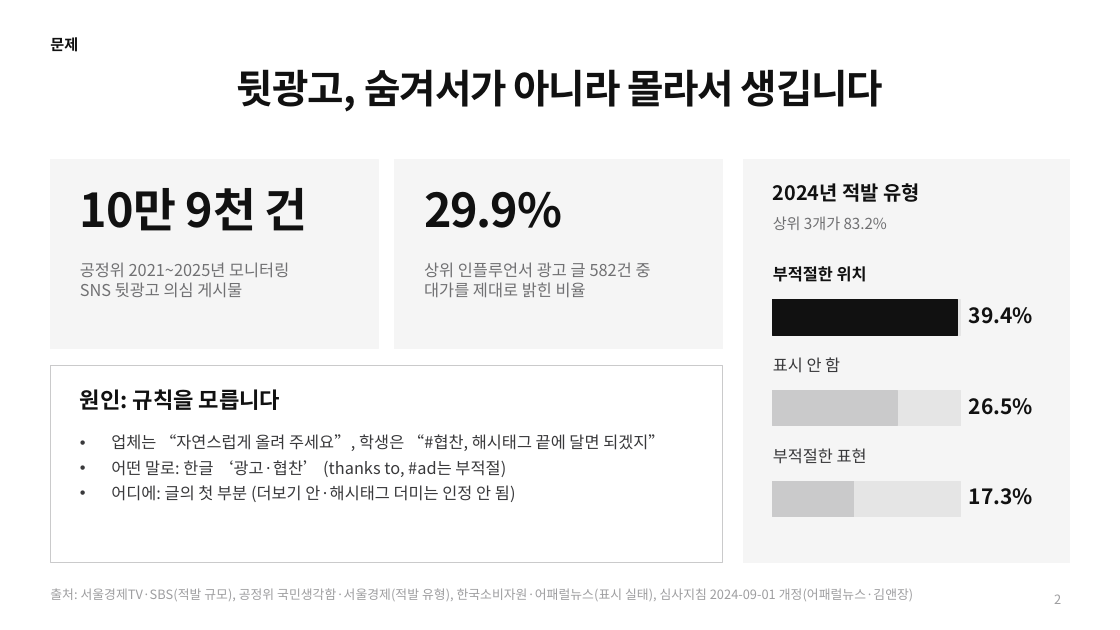
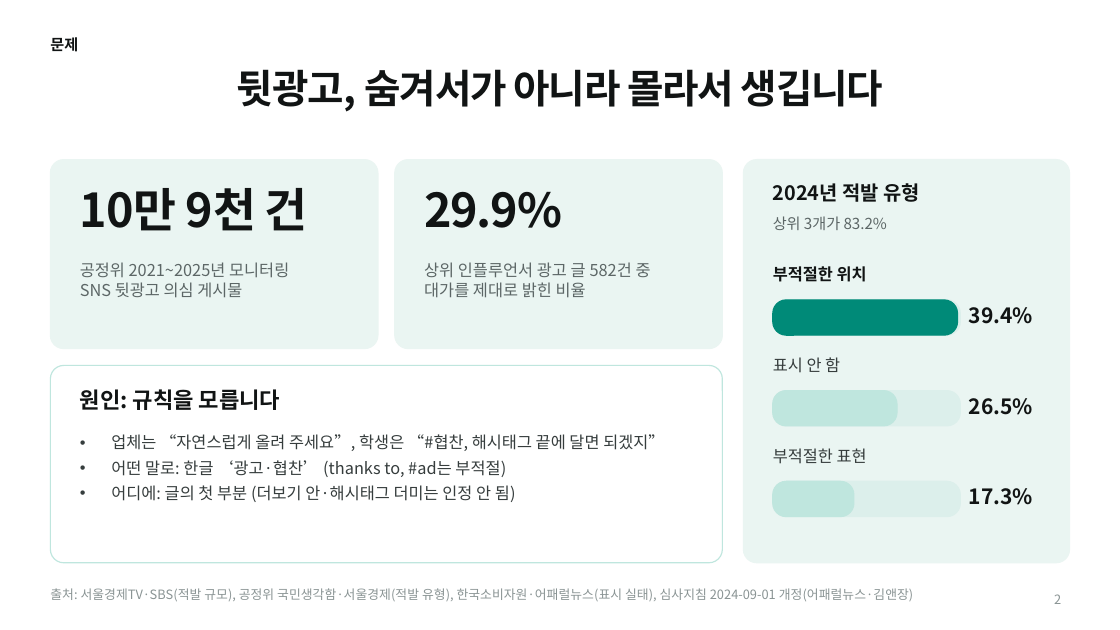
Before and after one commit to lee-changyeon/adcheck-vibethon, a slide deck: slide 2 of docs/발표/애드체크_발표.pptx. Drawn at 1120x630 pixels with LibreOffice and Linux fonts; fonts in the diff are those of the drawing. Boxes give left, top, right and bottom in pixels: in the first picture for what was removed or moved away, otherwise in the second. Text is boxed around its words. In the diff, an @@ line names an element or a change of style, - is before the commit and + after.

```diff
--- a/docs/발표/애드체크_발표.pptx
+++ b/docs/발표/애드체크_발표.pptx
@@ rectangle to rounded rectangle; fill #F5F5F5 to #EAF5F2; outline #F5F5F5 1 pt to #EAF5F2 1 pt in 3 elements at [50,160,378,349], [395,160,723,349], [744,160,1070,563] @@
@@ text colour #707072 to #5C6666 in 3 elements at [80,262,289,298], [424,262,651,298], [773,216,887,230] @@
@@ rounded rectangle at [773,300,958,335]: rectangle to rounded rectangle; fill #111111 to #008A78; outline #111111 1 pt to #008A78 1 pt @@
@@ rounded rectangle at [50,365,723,563]: rectangle to rounded rectangle; outline #CACACB 1 pt to #BFE6DE 1 pt @@
@@ rounded rectangle at [773,391,897,426]: rectangle to rounded rectangle; fill #CACACB to #BFE6DE; outline #CACACB 1 pt to #BFE6DE 1 pt @@
@@ rectangle to rounded rectangle; fill #E5E5E5 to #DCEFEB; outline #E5E5E5 1 pt to #DCEFEB 1 pt in 3 elements at [773,300,960,335], [773,391,960,426], [773,481,960,517] @@
@@ rounded rectangle at [773,481,854,517]: rectangle to rounded rectangle; fill #CACACB to #BFE6DE; outline #CACACB 1 pt to #BFE6DE 1 pt @@
@@ text "출처: 서울경제TV·SBS(적발 규모), 공정위 국민생각함·서울경제(적발 ..." at [50,588,913,601]: text colour #9E9EA0 to #8A9494 @@
@@ page number at [1054,594,1061,604]: text colour #9E9EA0 to #8A9494 @@
```
Also in this commit, not shown: 9 other slides changed, 3 other files.
